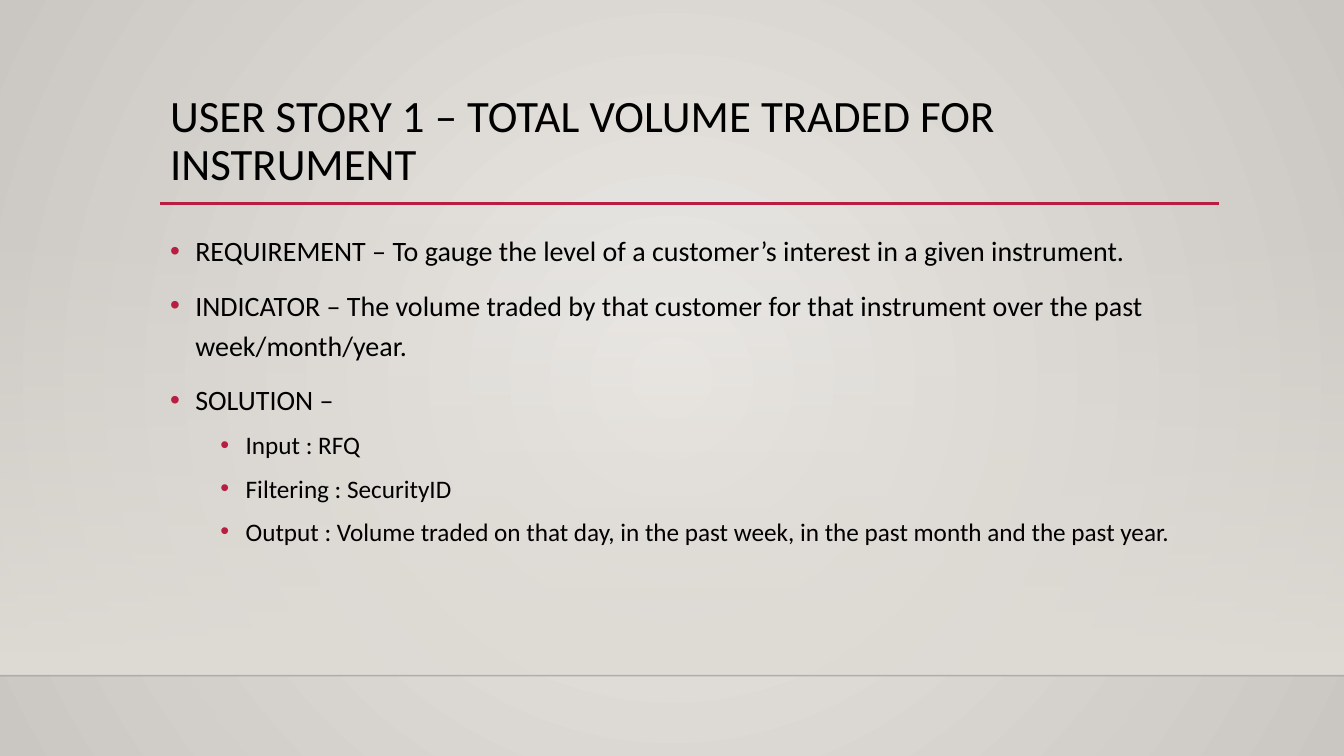
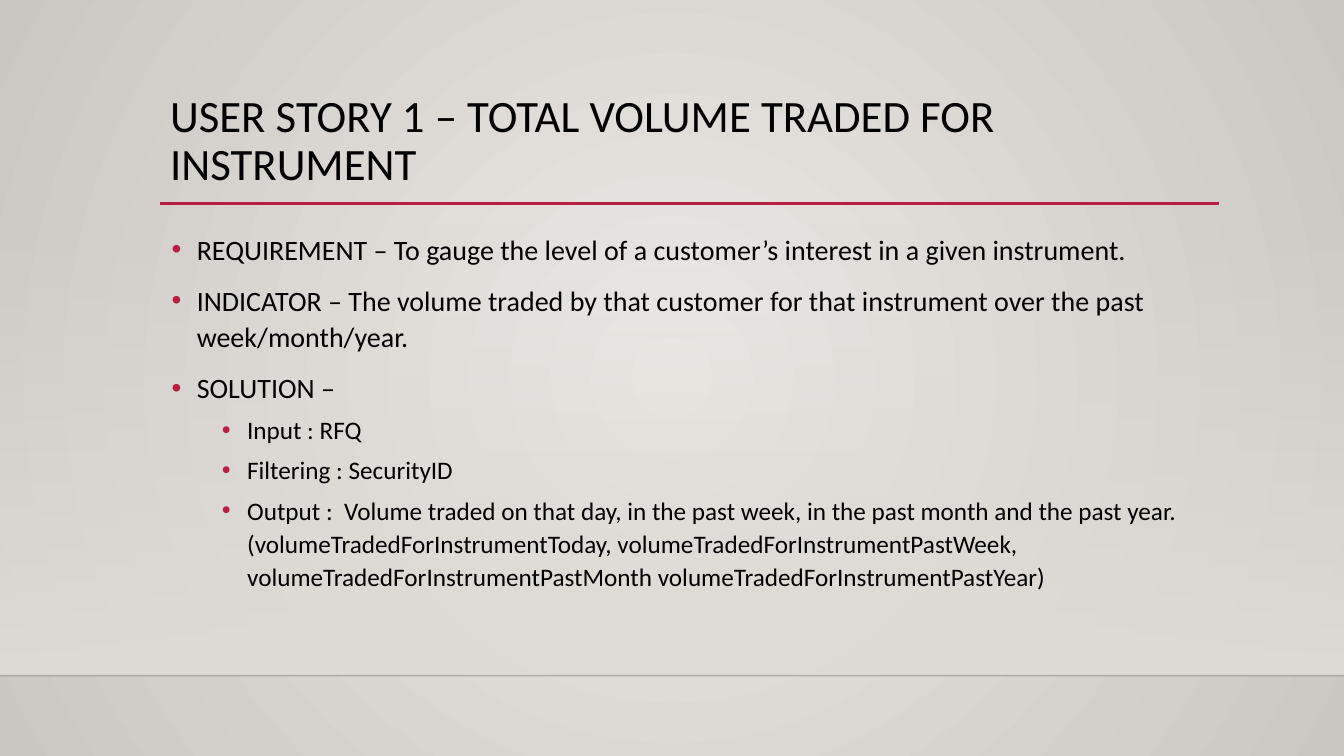
Before and after one commit to im-pratham/Stock-Trading-Platform, a slide deck: slide 10 of Presentation-Template.pptx. Drawn at 1344x756 pixels with LibreOffice and Linux fonts; fonts in the diff are those of the drawing; background and template pictures are left out. Boxes give left, top, right and bottom in pixels: in the first picture for what was removed or moved away, otherwise in the second. Text is boxed around its words. In the diff, an @@ line names an element or a change of style, - is before the commit and + after.

```diff
--- a/Presentation-Template.pptx
+++ b/Presentation-Template.pptx
@@ text at [197, 240, 1144, 484]: line spacing 1.2 to 1.1 @@
@@ text at [247, 502, 1175, 590]: text changed @@
-  • Output : Volume traded on that day, in the past week, in the past month and the past year.
+  • Output : Volume traded on that day, in the past week, in the past month and the past year. (volumeTradedForInstrumentToday, volumeTradedForInstrumentPastWeek, volumeTradedForInstrumentPastMonth volumeTradedForInstrumentPastYear)
```
Also in this commit, not shown: 12 other slides changed, 1 slide added, 1 slide removed.
